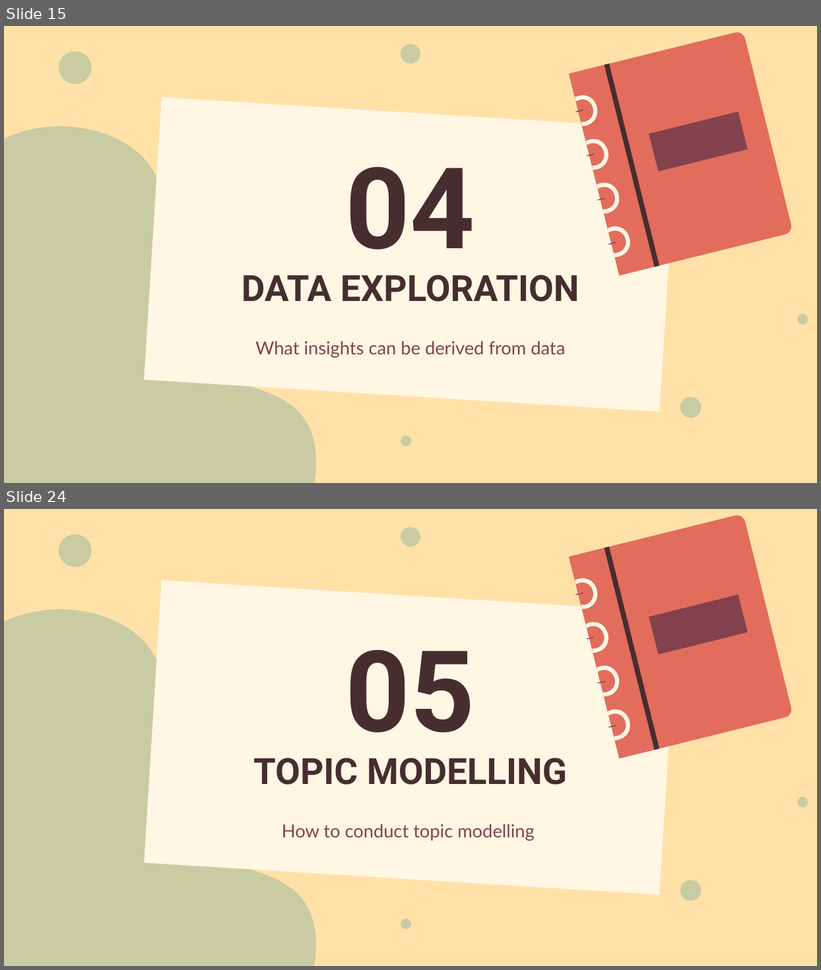
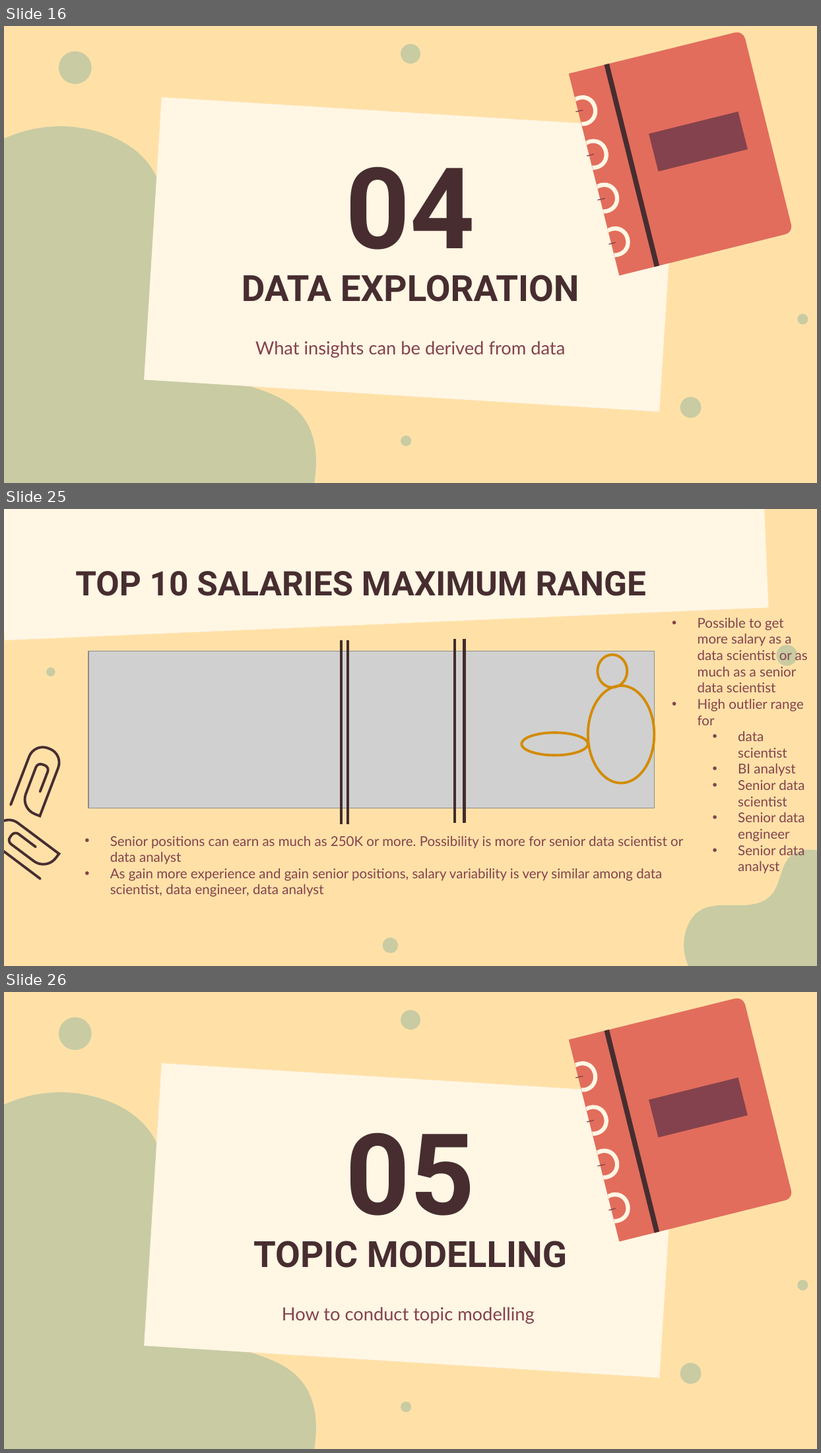
Before and after one commit to LiyanaRoslie/ds-keywords, a slide deck: Capstone_presentation_v1.1.pptx. Shown one above the other, each under a label of ours: slides 15 and 24 before the commit, slides 16, 25 and 26 after it; the slides between them are not shown. The pictures are 821x970 and 821x1453 pixels, drawn with LibreOffice and Linux fonts; fonts in the diff are those of the drawing; grey boxes stand for pictures. Boxes give left, top, right and bottom in pixels: in the first picture for what was removed or moved away, otherwise in the second. Text is boxed around its words. In the diff, an @@ line names an element or a change of style, - is before the commit and + after.

```diff
--- a/Capstone_presentation_v1.1.pptx
+++ b/Capstone_presentation_v1.1.pptx
@@ slide 25 added at (x1=4, y1=509, x2=817, y2=966), background #FFE1A8 @@
@@ rectangle added at (x1=4, y1=509, x2=770, y2=641), fill #FFF6E4 @@
@@ title added at (x1=75, y1=571, x2=646, y2=596), 30 pt, text #472D30, bold @@
+TOP 10 SALARIES MAXIMUM RANGE
@@ subtitle added at (x1=698, y1=618, x2=808, y2=874), 12 pt, text #83424D @@
+• Possible to get more salary as a data scientist or as much as a senior data scientist
+• High outlier range for
+  • data scientist
+  • BI analyst
+  • Senior data scientist
+  • Senior data engineer
+  • Senior data analyst
@@ line added from (341, 641) to (341, 824), #462B2E 2.5 pt @@
@@ line added from (348, 641) to (348, 824), #462B2E 2.5 pt @@
@@ line added from (455, 639) to (455, 823), #462B2E 2.5 pt @@
@@ line added from (464, 639) to (464, 823), #462B2E 2.5 pt @@
@@ ellipse added at (x1=776, y1=645, x2=797, y2=666), fill #C9CBA3 @@
@@ picture added at (x1=88, y1=652, x2=655, y2=808) @@
@@ ellipse added at (x1=597, y1=655, x2=627, y2=687), outline #D38B00 2.25 pt @@
@@ ellipse added at (x1=46, y1=667, x2=55, y2=677), fill #C9CBA3 @@
@@ ellipse added at (x1=588, y1=685, x2=655, y2=783), outline #D38B00 2.25 pt @@
@@ freeform shape added at (x1=4, y1=741, x2=75, y2=824), outline #472D30 2.25 pt @@
@@ ellipse added at (x1=522, y1=733, x2=589, y2=755), outline #D38B00 2.25 pt @@
@@ freeform shape added at (x1=4, y1=818, x2=59, y2=879), outline #472D30 2.25 pt @@
@@ text added at (x1=110, y1=836, x2=683, y2=897), 12 pt, text #83424D @@
+• Senior positions can earn as much as 250K or more. Possibility is more for senior data scientist or data analyst
+• As gain more experience and gain senior positions, salary variability is very similar among data scientist, data engineer, data analyst
@@ freeform shape added at (x1=682, y1=850, x2=817, y2=966), fill #C9CBA3 @@
@@ ellipse added at (x1=383, y1=938, x2=399, y2=954), fill #C9CBA3 @@
@@ what was slide 15 is now slide 16 @@
@@ what was slide 24 is now slide 26 @@
```
Also in this commit, not shown: 15 slides changed, 2 other slides added, 1 slide removed.
